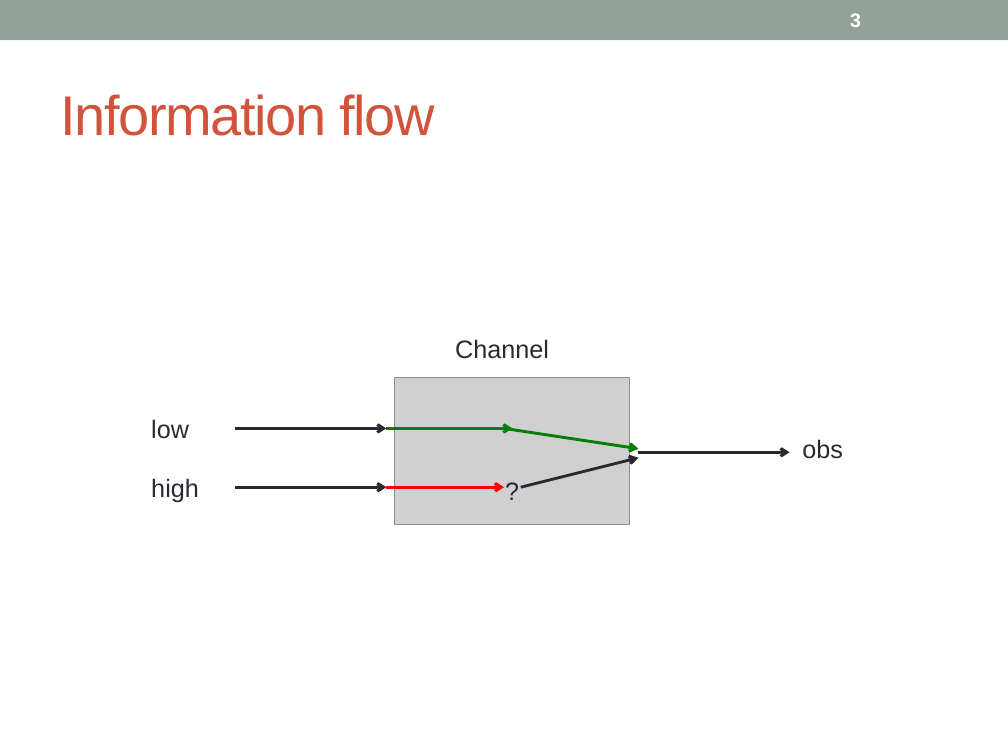
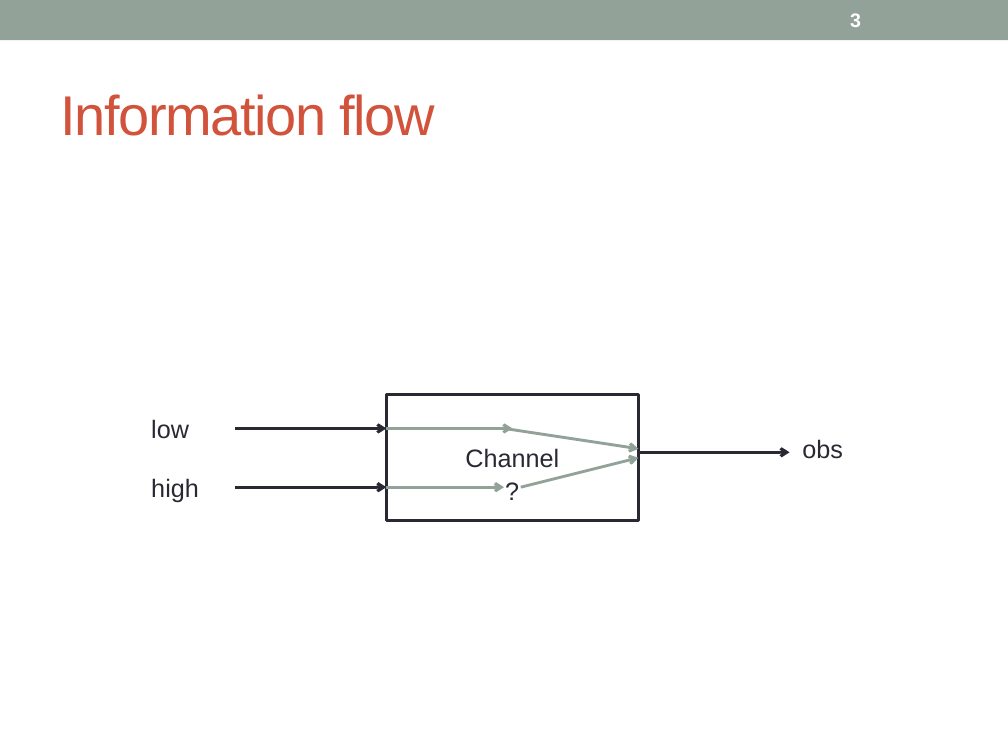
Before and after one commit to piotrm0/piotrm0.github.io, a slide deck: slide 3 of docs/mardziel15hcss.pres.pptx. Drawn at 1008x756 pixels with LibreOffice and Linux fonts; fonts in the diff are those of the drawing; grey boxes stand for pictures. Boxes give left, top, right and bottom in pixels: in the first picture for what was removed or moved away, otherwise in the second. Text is boxed around its words. In the diff, an @@ line names an element or a change of style, - is before the commit and + after.

```diff
--- a/docs/mardziel15hcss.pres.pptx
+++ b/docs/mardziel15hcss.pres.pptx
@@ picture removed at <box>395,378,630,524</box> @@
@@ rectangle "Channel": place and size @@
-rectangle "Channel" at <box>455,339,549,359</box>
+rectangle "Channel" at <box>386,395,638,521</box>
@@ rectangle "Channel" at <box>386,395,638,521</box>: alignment left to centre; vertical alignment top to middle; fill none to #FFFFFF; outline none to #292934 2.08 pt @@
@@ arrow (386, 428) - (512, 428): stroke #008000 2.08 pt to #93A299 2.08 pt @@
@@ arrow (504, 428) - (638, 449): stroke #008000 2.08 pt to #93A299 2.08 pt @@
@@ arrow (521, 487) - (638, 458): stroke #292934 2.08 pt to #93A299 2.08 pt @@
@@ arrow (386, 487) - (504, 487): stroke #FF0000 2.08 pt to #93A299 2.08 pt @@
```
Also in this commit, not shown: 39 other slides changed, 2 slides added, 6 slides removed, 34 other files.
